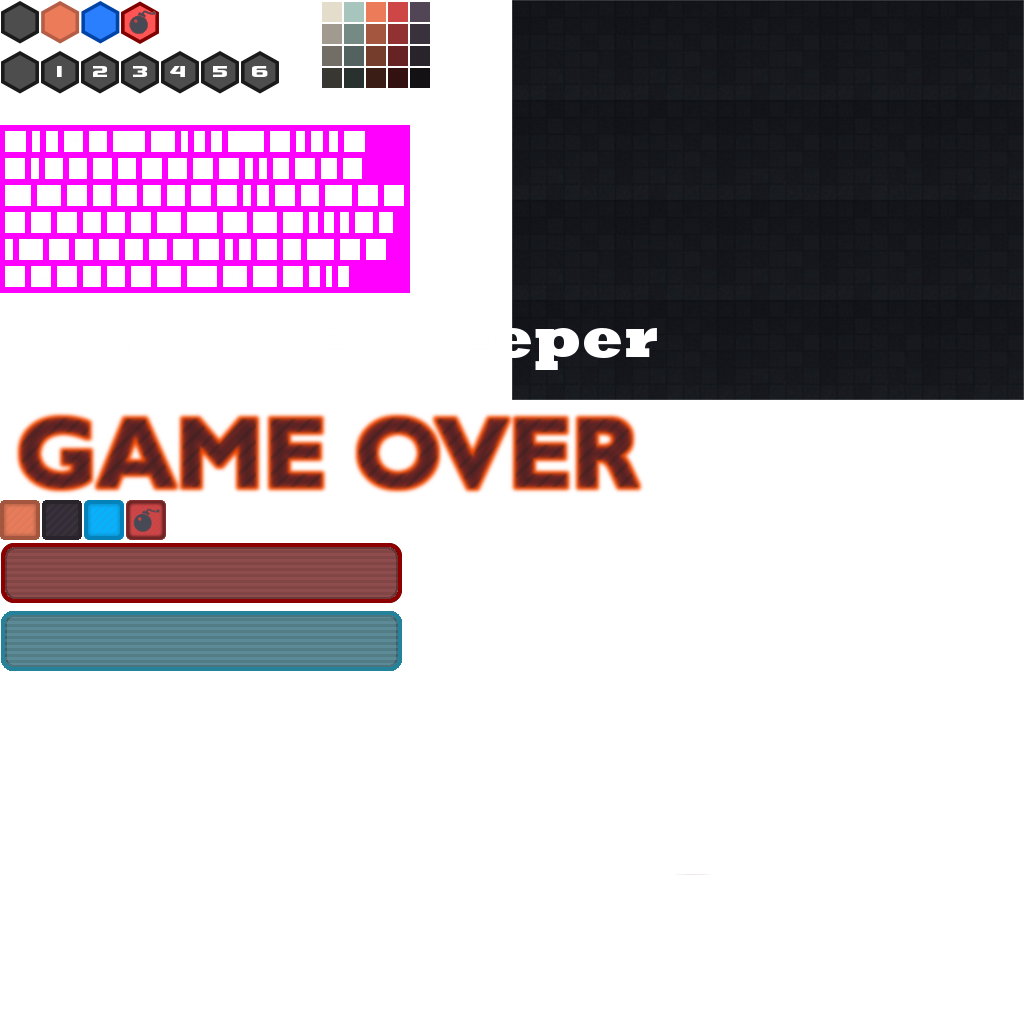
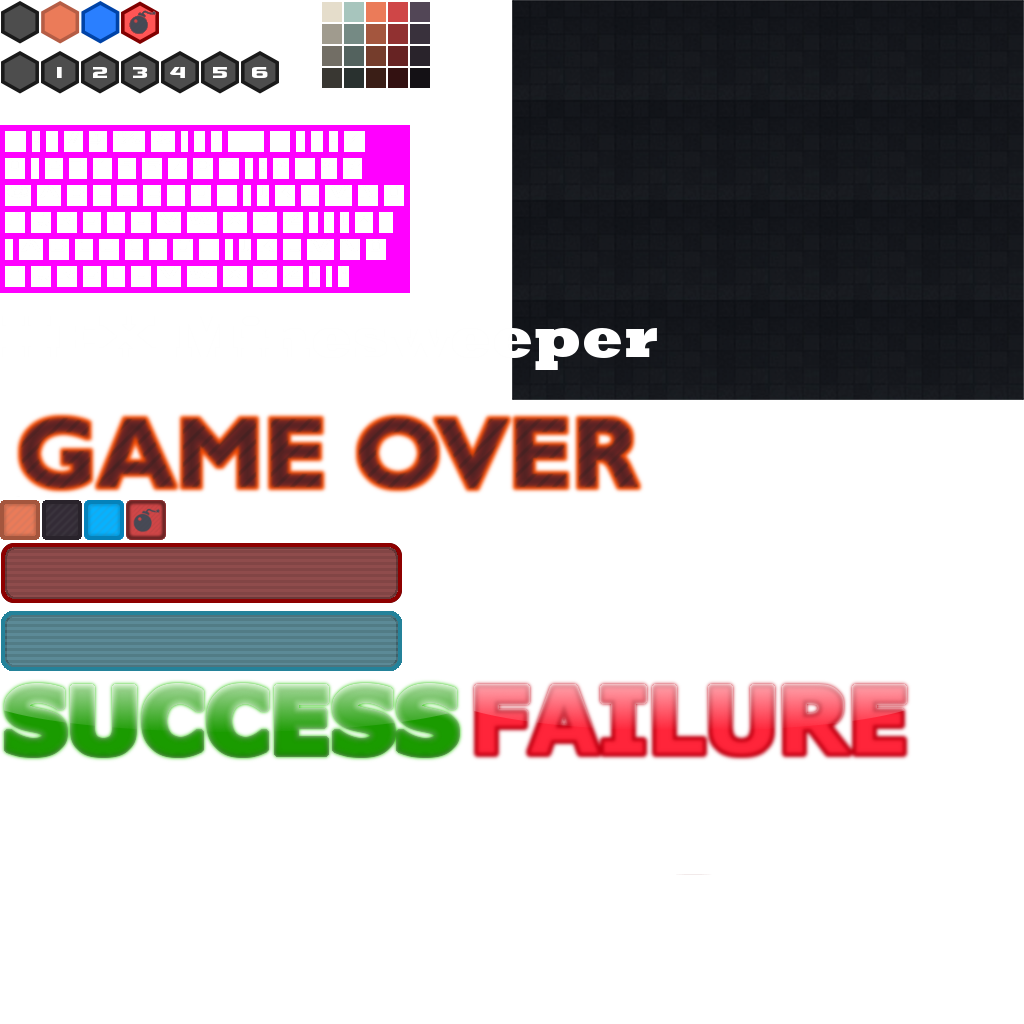
Two versions of the same layered image (1024x1024). Layer-by-layer changes:
renamed "0123456789" to "Ebene #6", moved it above "Ebene #1", painted on it over [57,66,268,78]
painted on "Ebene #1" over [0,679,911,762]
